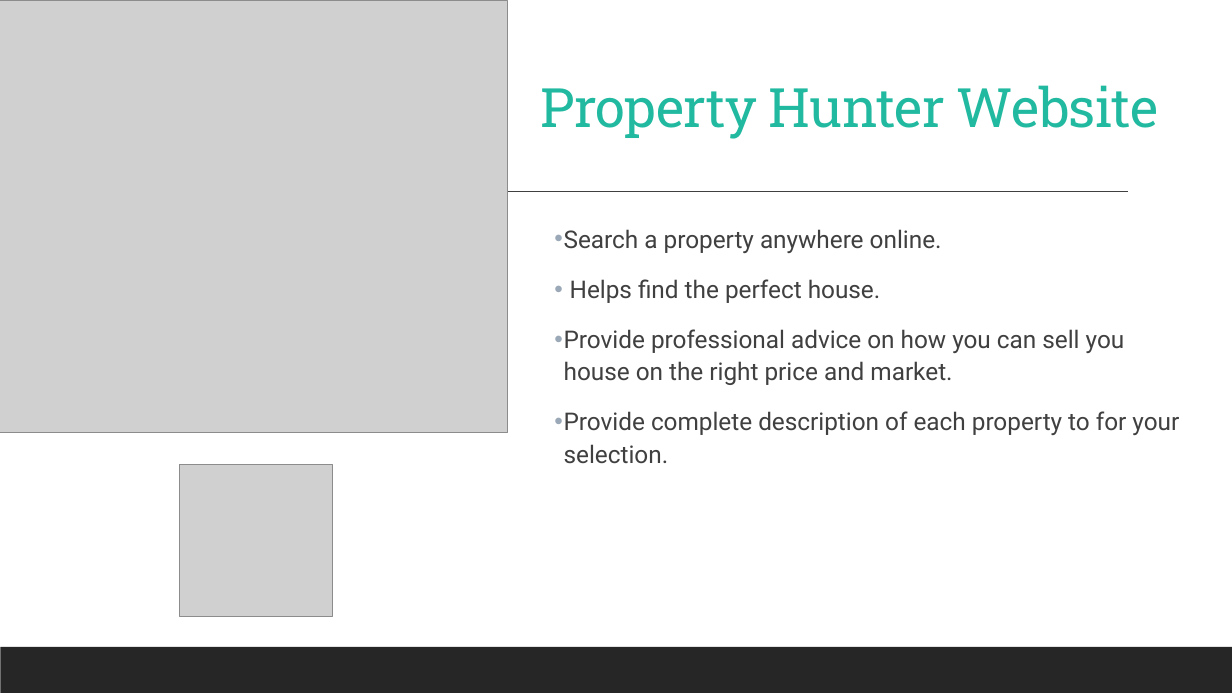
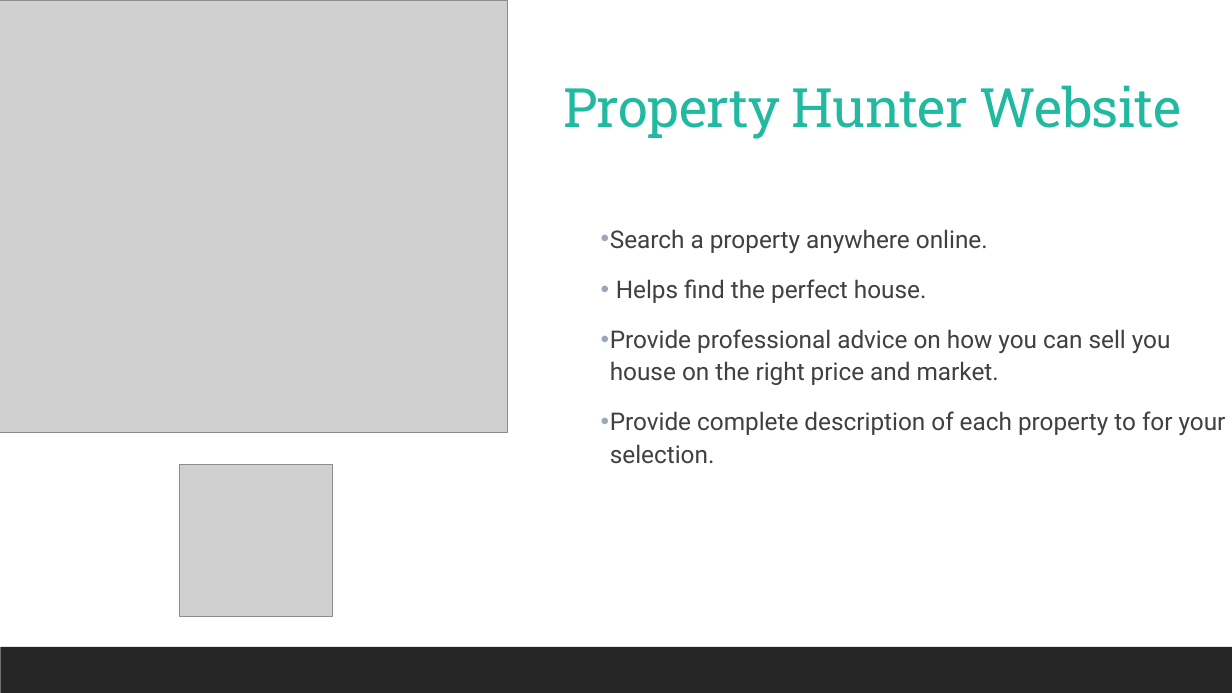
Before and after one commit to Mhojojo/MiniProject2, a slide deck: slide 3 of docu.pptx. Drawn at 1232x693 pixels with LibreOffice and Linux fonts; fonts in the diff are those of the drawing; grey boxes stand for pictures. Boxes give left, top, right and bottom in pixels: in the first picture for what was removed or moved away, otherwise in the second. Text is boxed around its words. In the diff, an @@ line names an element or a change of style, - is before the commit and + after.

```diff
--- a/docu.pptx
+++ b/docu.pptx
@@ title "Property Hunter Website": place and size @@
-title "Property Hunter Website" at (540,85,1159,139)
+title "Property Hunter Website" at (563,85,1182,139)
@@ line removed from (121, 192) to (1128, 192) @@
@@ text "Search a property anywhere online.": place and size @@
-text "Search a property anywhere online." at (564,229,1179,464)
+text "Search a property anywhere online." at (610,229,1226,464)
```
Also in this commit, not shown: 4 slides added, 5 other files.
